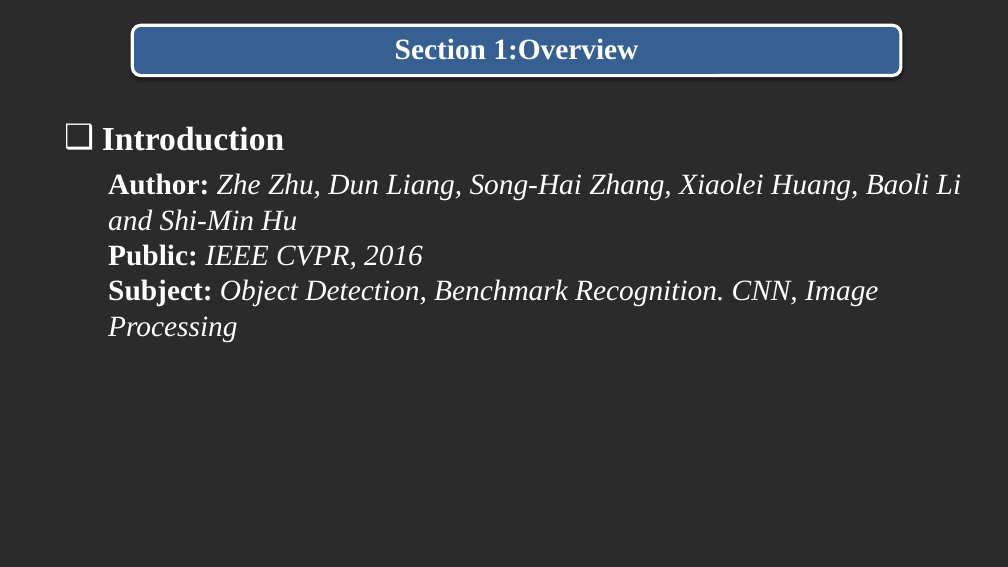
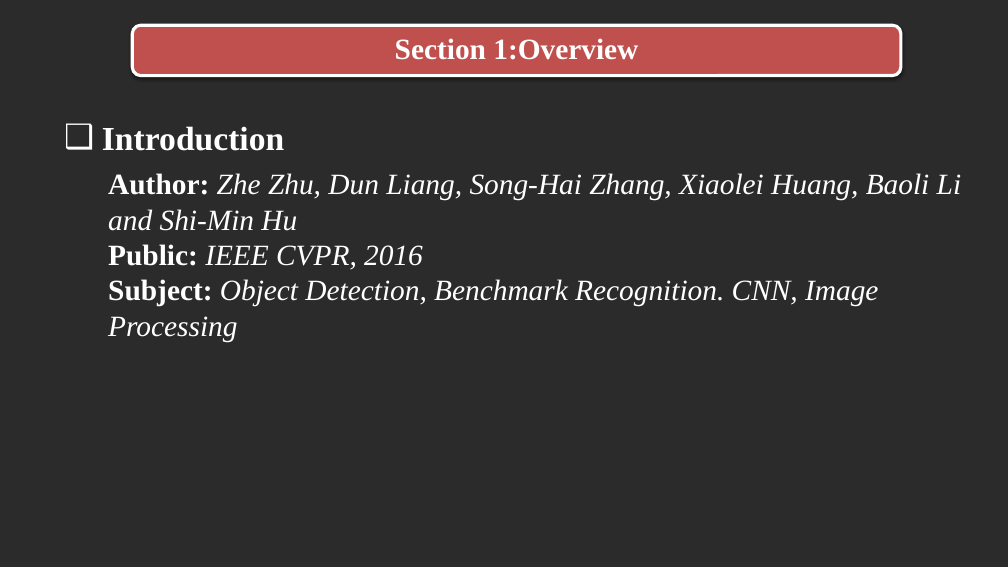
Before and after one commit to trandinhlam/document, a slide deck: slide 3 of AI_NangCao/slide/slide.pptx. Drawn at 1008x567 pixels with LibreOffice and Linux fonts; fonts in the diff are those of the drawing; background and template pictures are left out; a plain dark background stands for a picture behind light text. Boxes give left, top, right and bottom in pixels: in the first picture for what was removed or moved away, otherwise in the second. Text is boxed around its words. In the diff, an @@ line names an element or a change of style, - is before the commit and + after.

```diff
--- a/AI_NangCao/slide/slide.pptx
+++ b/AI_NangCao/slide/slide.pptx
@@ rounded rectangle at box(132, 25, 901, 76): fill #376092 to #C0504D @@
@@ rectangle "Section 1:Overview": place and size @@
-rectangle "Section 1:Overview" at box(395, 38, 638, 60)
+rectangle "Section 1:Overview" at box(138, 28, 896, 73)
@@ rectangle "Section 1:Overview" at box(138, 28, 896, 73): fill none to #C0504D @@
```
Also in this commit, not shown: 6 other slides changed, 5 slides added.
